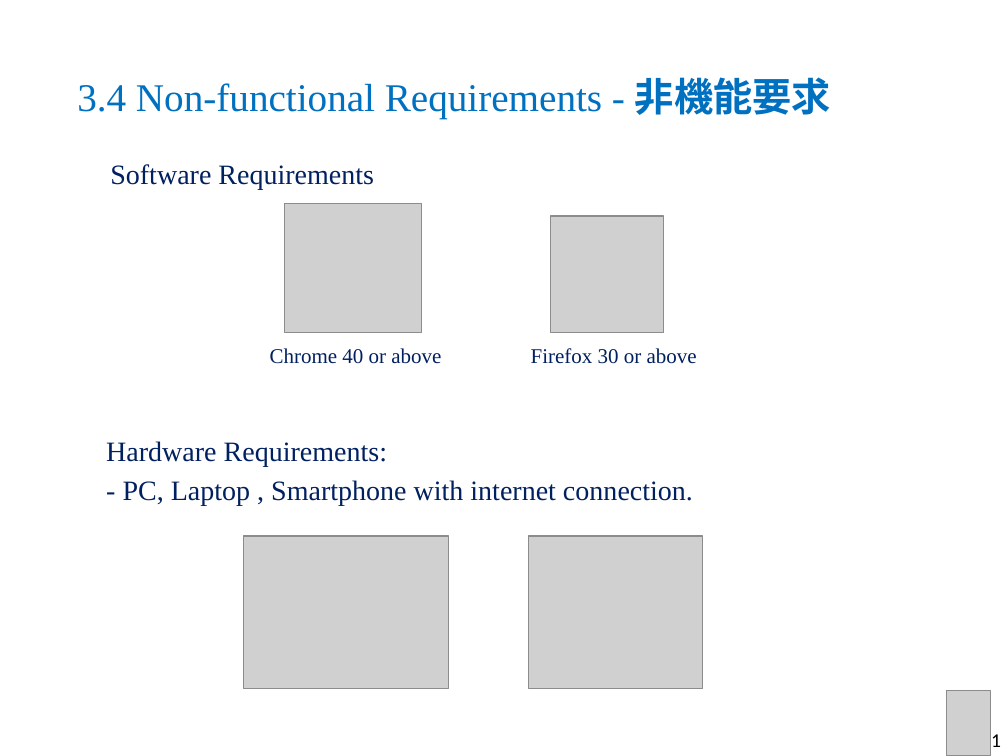
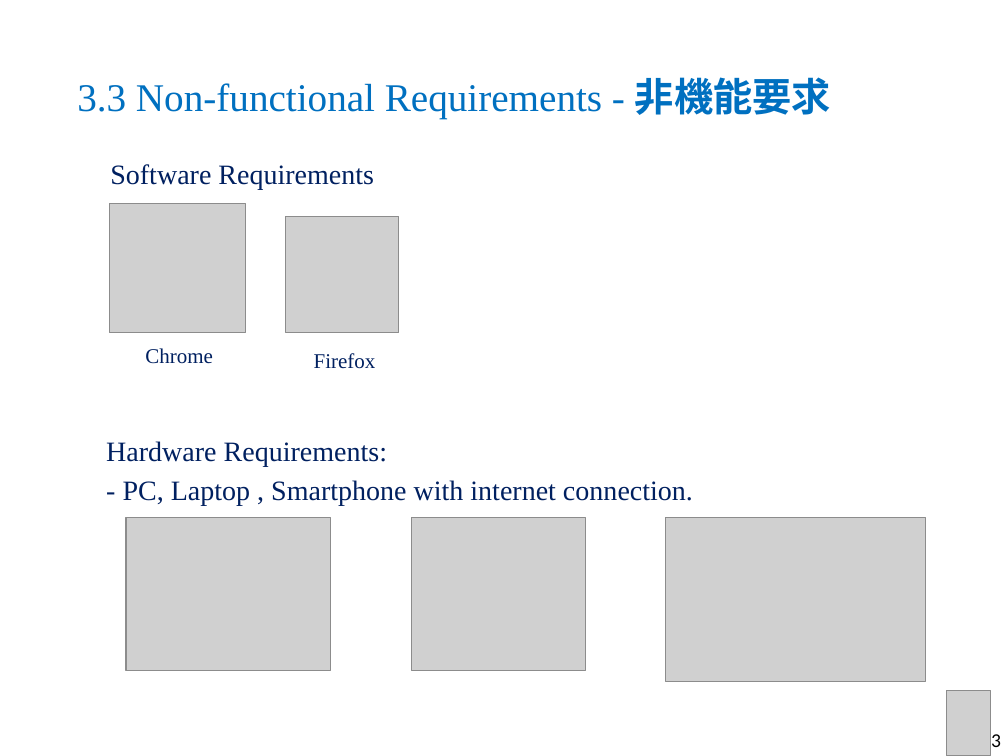
Before and after one commit to sangnvus/2015FALLJS01, a slide deck: slide 36 of WIP/Documents/Report 6/DDL_Slide_v1.1.pptx (slide 35 before the commit). Drawn at 1008x756 pixels with LibreOffice and Linux fonts; fonts in the diff are those of the drawing; grey boxes stand for pictures; background and template pictures are left out. Boxes give left, top, right and bottom in pixels: in the first picture for what was removed or moved away, otherwise in the second. Text is boxed around its words. In the diff, an @@ line names an element or a change of style, - is before the commit and + after.

```diff
--- a/WIP/Documents/Report 6/DDL_Slide_v1.1.pptx
+++ b/WIP/Documents/Report 6/DDL_Slide_v1.1.pptx
@@ title at <box>77,77,831,118</box>: text changed @@
-3.4 Non-functional Requirements - 非機能要求
+3.3 Non-functional Requirements - 非機能要求
@@ picture: place and size @@
-picture at <box>285,204,421,333</box>
+picture at <box>109,204,245,333</box>
@@ picture: place and size @@
-picture at <box>550,216,663,333</box>
+picture at <box>286,216,399,333</box>
@@ text at <box>145,348,213,364</box>: text changed @@
-Chrome 40 or above
+Chrome
@@ text at <box>314,353,376,369</box>: text changed @@
-Firefox 30 or above
+Firefox
@@ picture: place and size @@
-picture at <box>244,536,449,689</box>
+picture at <box>126,517,331,670</box>
@@ picture: place and size @@
-picture at <box>529,536,704,689</box>
+picture at <box>411,517,586,670</box>
@@ picture added at <box>666,517,926,681</box> @@
@@ text in ellipse at <box>981,730,1001,752</box>: text changed @@
-31
+33
```
Also in this commit, not shown: 30 other slides changed, 1 slide added.
